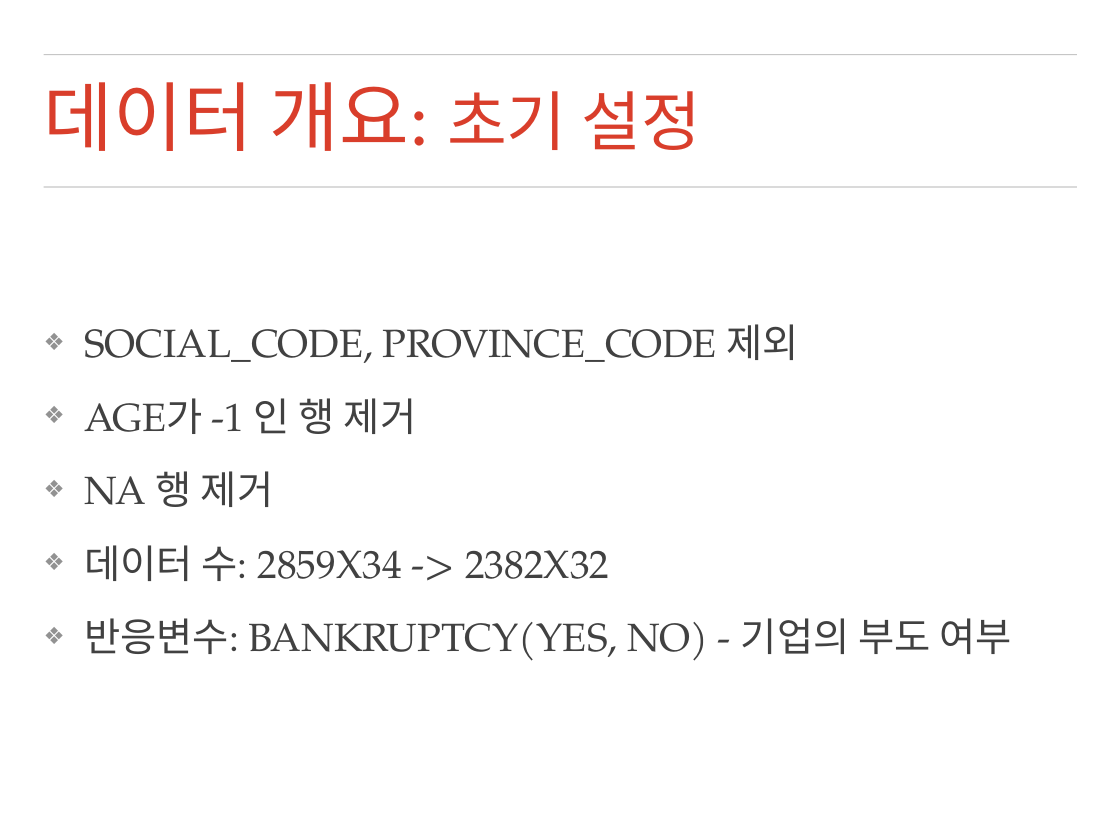
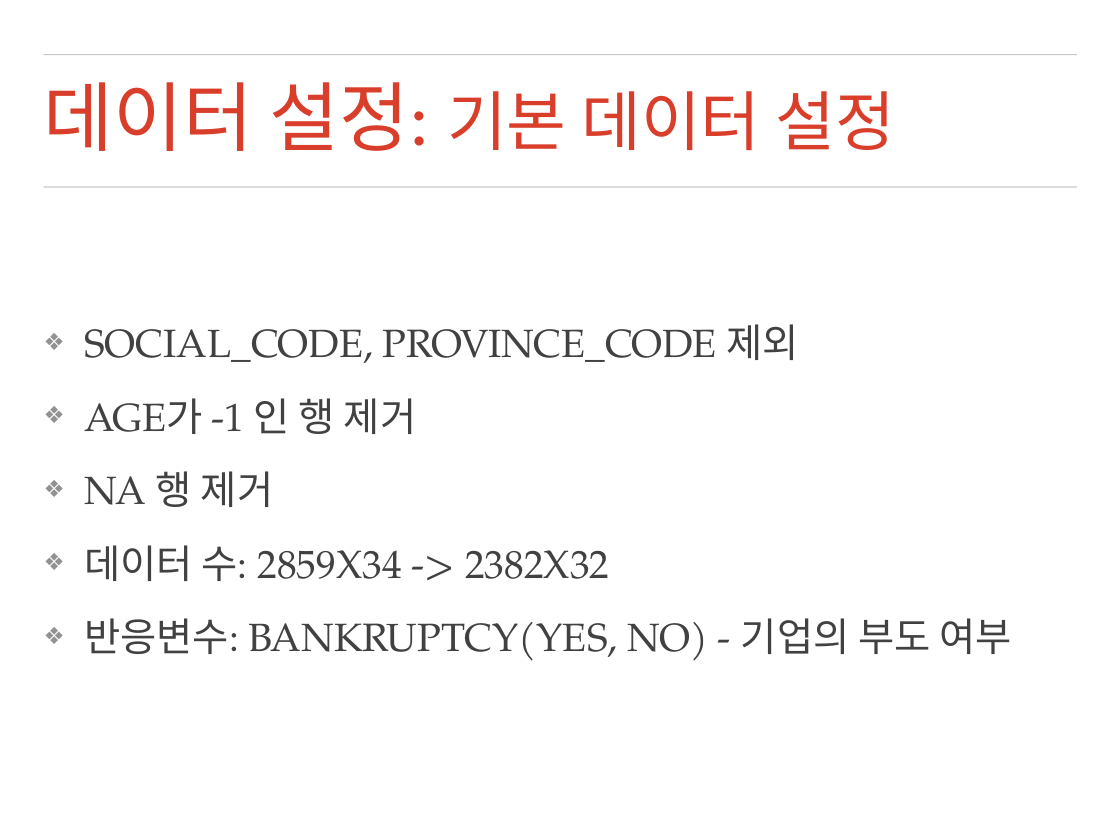
Before and after one commit to mrlee23/bankruptcy-prediction, a slide deck: slide 7 of presentation.pptx (slide 6 before the commit). Drawn at 1120x840 pixels with LibreOffice and Linux fonts; fonts in the diff are those of the drawing; background and template pictures are left out. Boxes give left, top, right and bottom in pixels: in the first picture for what was removed or moved away, otherwise in the second. Text is boxed around its words. In the diff, an @@ line names an element or a change of style, - is before the commit and + after.

```diff
--- a/presentation.pptx
+++ b/presentation.pptx
@@ title at bbox=[44, 82, 895, 151]: text changed; size 69.3 to 59.4 pt; font Calibri to Lato @@
-데이터 개요: 초기 설정
+데이터 설정: 기본 데이터 설정
```
Also in this commit, not shown: 17 slides added, 1 slide removed, 9 other files.
